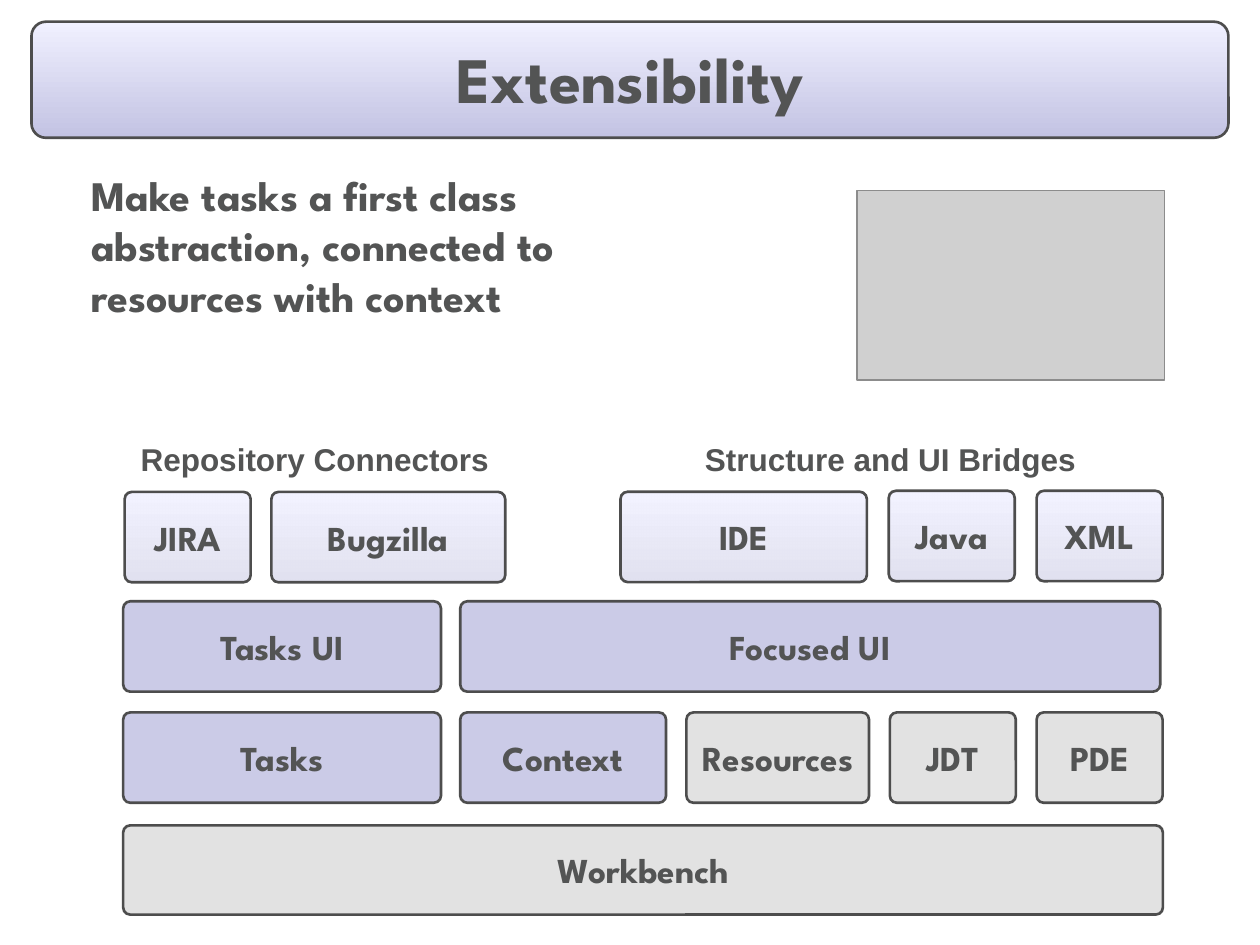
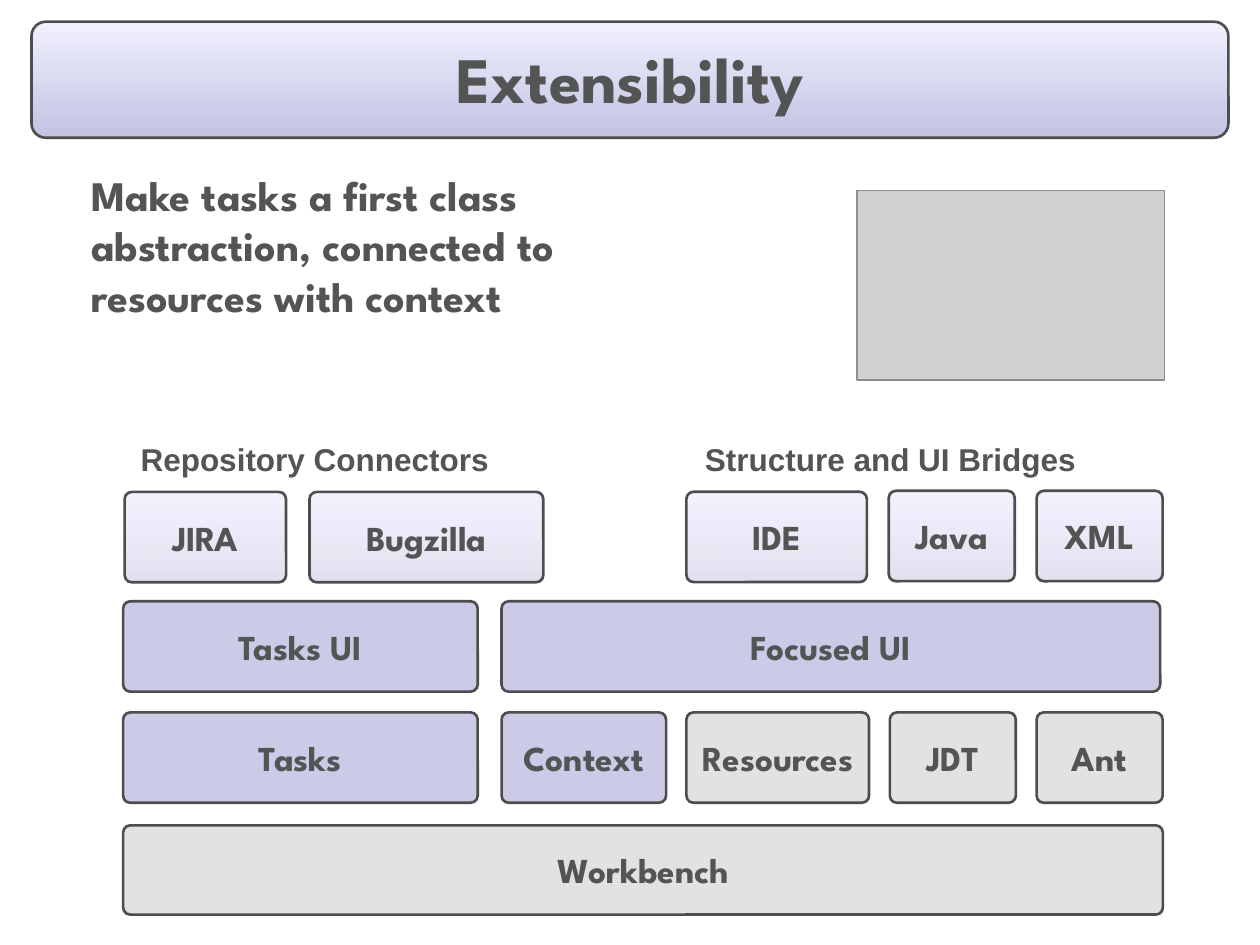
Before and after one commit to eclipse-mylyn/mylyn-website, a slide deck: slide 17 of publications/2006-03-mylar-eclipsecon.ppt. Drawn at 1260x945 pixels with LibreOffice and Linux fonts; fonts in the diff are those of the drawing; grey boxes stand for pictures. Boxes give left, top, right and bottom in pixels: in the first picture for what was removed or moved away, otherwise in the second. Text is boxed around its words. In the diff, an @@ line names an element or a change of style, - is before the commit and + after.

```diff
--- a/publications/2006-03-mylar-eclipsecon.ppt
+++ b/publications/2006-03-mylar-eclipsecon.ppt
@@ rounded rectangle "JIRA" resized from (x1=125, y1=491, x2=251, y2=582) to (x1=125, y1=491, x2=286, y2=582) @@
@@ rounded rectangle "Bugzilla" moved from (x1=271, y1=491, x2=505, y2=582) to (x1=310, y1=491, x2=544, y2=582) @@
@@ rounded rectangle "IDE" resized from (x1=621, y1=491, x2=868, y2=582) to (x1=687, y1=491, x2=867, y2=582) @@
@@ rounded rectangle "Tasks UI" resized from (x1=123, y1=601, x2=441, y2=692) to (x1=123, y1=601, x2=478, y2=692) @@
@@ rounded rectangle "Focused UI" resized from (x1=460, y1=601, x2=1160, y2=692) to (x1=501, y1=601, x2=1160, y2=692) @@
@@ rounded rectangle "Tasks" resized from (x1=123, y1=712, x2=441, y2=803) to (x1=123, y1=712, x2=478, y2=803) @@
@@ rounded rectangle "Context" resized from (x1=460, y1=712, x2=665, y2=803) to (x1=501, y1=712, x2=667, y2=803) @@
@@ text in rounded rectangle at (x1=1072, y1=748, x2=1127, y2=772): text changed @@
-PDE
+Ant
```
Also in this commit, not shown: 10 other slides changed.
